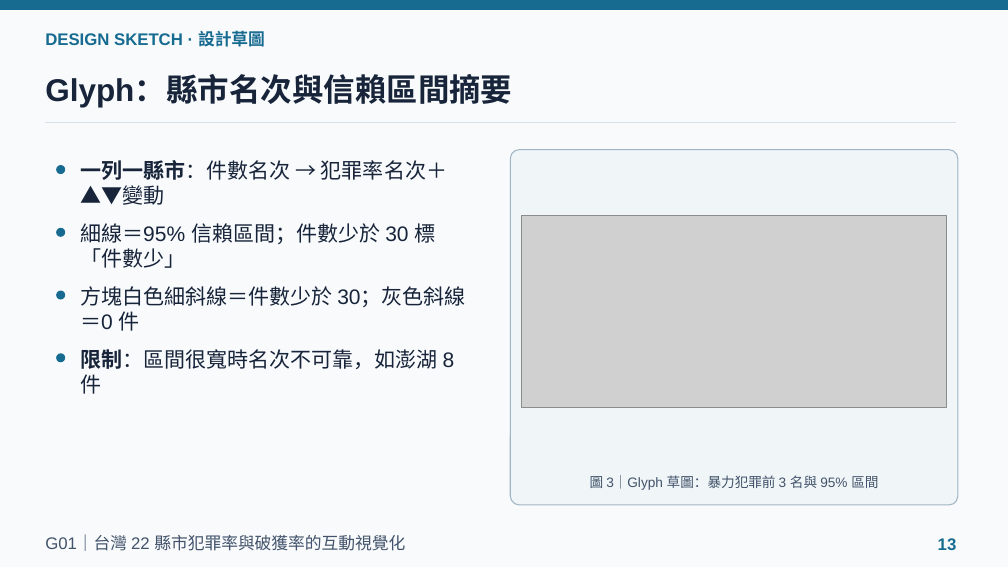
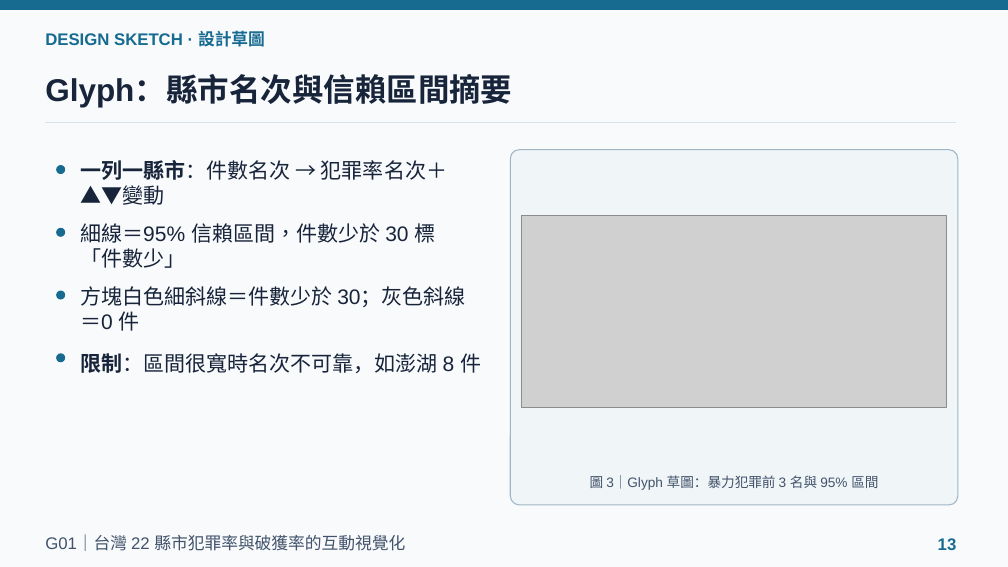
Before and after one commit to powerkaifu/taiwan-crime-rate-vis, a slide deck: slide 13 of docs/VIS_Final_Proposal_G01.pptx. Drawn at 1008x567 pixels with LibreOffice and Linux fonts; fonts in the diff are those of the drawing; grey boxes stand for pictures. Boxes give left, top, right and bottom in pixels: in the first picture for what was removed or moved away, otherwise in the second. Text is boxed around its words. In the diff, an @@ line names an element or a change of style, - is before the commit and + after.

```diff
--- a/docs/VIS_Final_Proposal_G01.pptx
+++ b/docs/VIS_Final_Proposal_G01.pptx
@@ text at box(80, 223, 436, 268): text changed @@
-細線＝95% 信賴區間；件數少於 30 標「件數少」
+細線＝95% 信賴區間，件數少於 30 標「件數少」
@@ text "限制：區間很寬時名次不可靠，如澎湖 8 件" rewrapped from box(80, 349, 455, 394) to box(80, 353, 481, 373) @@
```
Also in this commit, not shown: 8 other slides changed, 1 other file.
